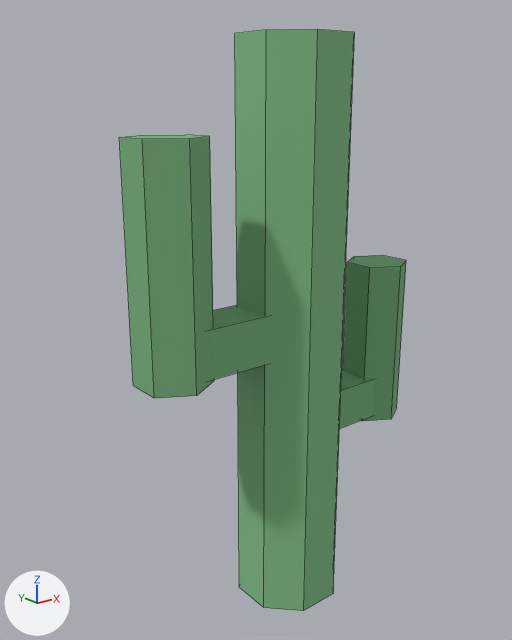
What one commit did to the OBJ model games/dustrider/models/cactus.obj.
The view is the same before and after, from a 50 mm camera at (-1.622, -1.825, 1.858) aimed at (-0.102, 0.075, 1.098). The lights are fixed; the arrows at lower left show +X, +Y and +Z. The first picture is the older version. Mesh edges are drawn as thin lines. Where no turn or scale is listed for an object, it has been applied to the vertices.

In view in the first picture: 'cactus'.
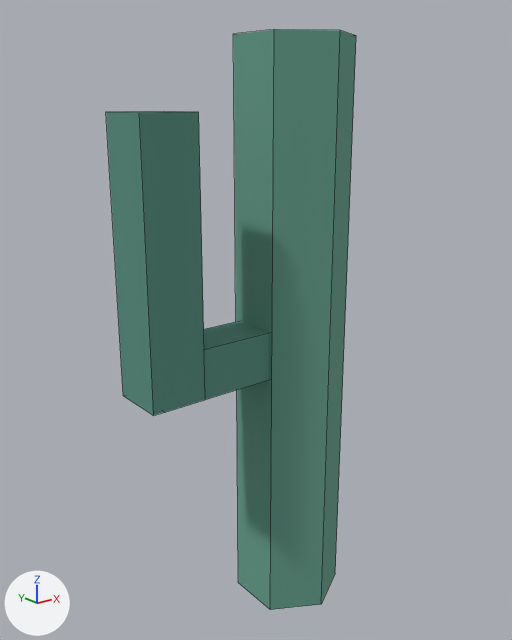
What changed in the scene script:
```text
Change mat_saguaro:
    mat_saguaro.base_color: (0.22, 0.5, 0.24) -> (0.13, 0.34, 0.26)  # green #81bc86 -> green #659e8b
Change mat_limb:
    mat_limb.base_color: (0.19, 0.44, 0.21) -> (0.1, 0.28, 0.22)  # green #79b17e -> green #599081
Change me_cactus:
    used by ob_cactus; location = (0.0, 0.0, 0.0)
    remove me_cactus.from_pydata(...)  # 56 vertices, 35 faces; spans x -0.61..0.54, y -0.19..0.19, z 0.0..2.05
    add me_cactus.from_pydata(...)  # 28 vertices, 19 faces; spans x -0.63..0.17, y -0.2..0.2, z 0.0..2.05
    me_cactus part 1: the loose piece of 12 vertices spanning x 0.34..0.54, y -0.12..0.12, z 0.62..1.25 is scaled about its middle by (1.66, 1.67, 3.25), then moved by (-0.44, 0.0, 0.09), in mat_saguaro (green #659e8b)
    me_cactus part 2: a new loose piece, a box spanning x -0.59..-0.13, y -0.08..0.09, z 0.94..1.11, in mat_limb (green #599081)
    me_cactus part 3: a new loose piece, a box spanning x -0.63..-0.44, y -0.09..0.1, z 0.94..1.82, in mat_limb (green #599081)
    me_cactus part 4: the loose piece of 16 vertices spanning x -0.19..0.19, y -0.19..0.19, z 0.0..2.05 is deleted
    me_cactus part 5: the loose piece of 12 vertices spanning x -0.61..-0.39, y -0.13..0.13, z 0.98..1.75 is deleted
    me_cactus part 6: the loose piece of 8 vertices spanning x 0.12..0.48, y -0.08..0.08, z 0.64..0.8 is deleted
    me_cactus part 7: the loose piece of 8 vertices spanning x -0.55..-0.13, y -0.08..0.09, z 1.0..1.16 is deleted
```

Pixel boxes (x1, y1, x2, y2) of what changed, in the pictures (512 x 640 px; the box of a moved part takes in the faces that stretch with it):
'cactus', recoloured, reshaped (13% narrower): before (119, 29, 406, 611); after (106, 29, 356, 610)
part 1 of me_cactus, moved or reshaped: before (343, 255, 406, 421); after (233, 29, 356, 610)
part 2 of me_cactus, added (green): after (204, 321, 269, 400)
part 3 of me_cactus, added (green): after (106, 111, 205, 416)
part 4 of me_cactus, deleted (green): before (235, 29, 355, 611)
part 5 of me_cactus, deleted (green): before (119, 135, 214, 398)
part 6 of me_cactus, deleted (green): before (339, 368, 374, 429)
part 7 of me_cactus, deleted (green): before (208, 305, 268, 381)
